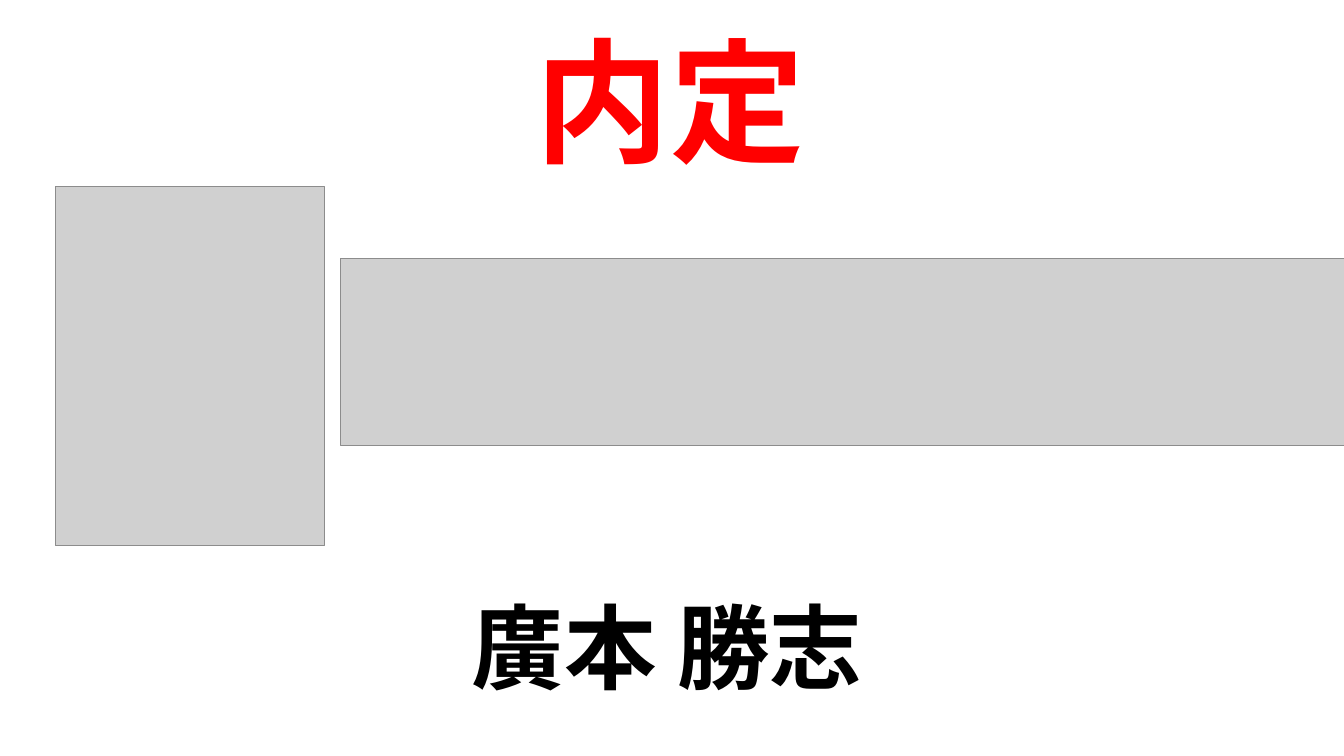
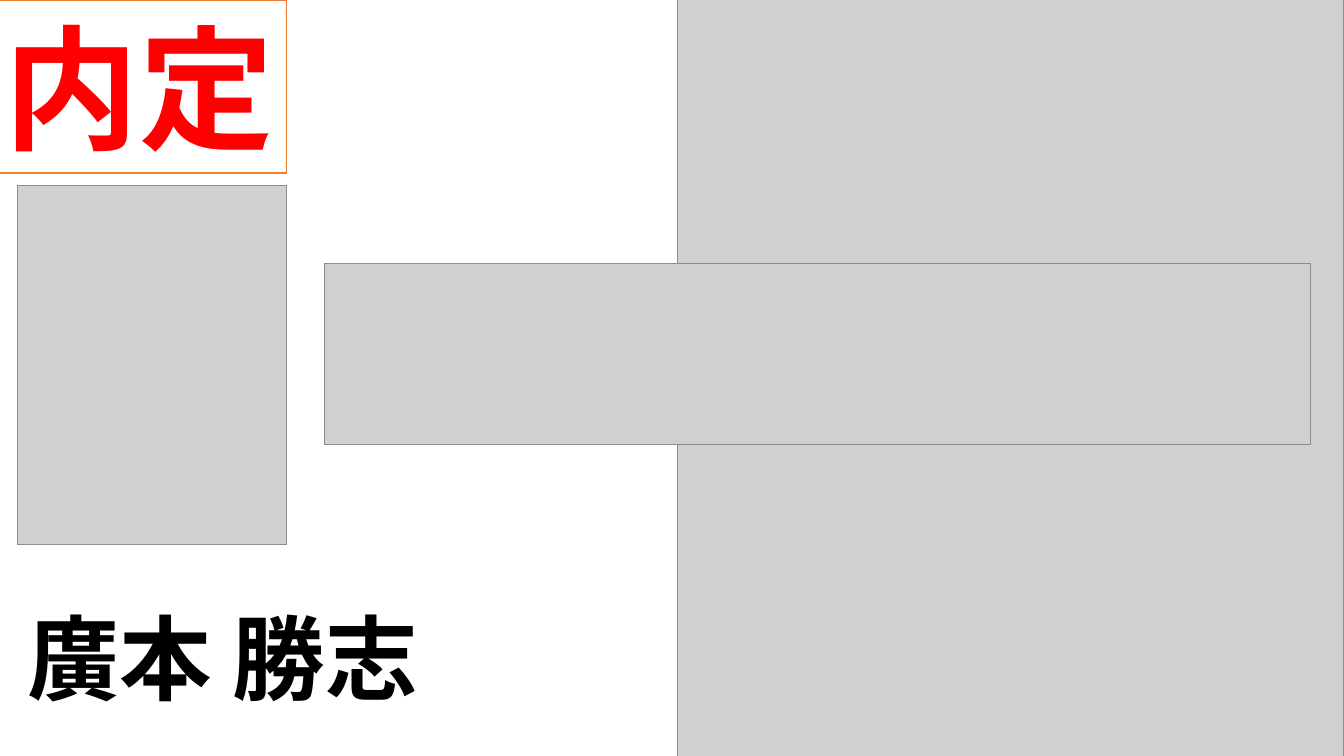
Before and after one commit to OharaTaroFic/GameExam, a slide deck: slide 2 of 内定者スライド.pptx (slide 3 before the commit). Drawn at 1344x756 pixels with LibreOffice and Linux fonts; fonts in the diff are those of the drawing; grey boxes stand for pictures. Boxes give left, top, right and bottom in pixels: in the first picture for what was removed or moved away, otherwise in the second. Text is boxed around its words. In the diff, an @@ line names an element or a change of style, - is before the commit and + after.

```diff
--- a/内定者スライド.pptx
+++ b/内定者スライド.pptx
@@ rectangle "内定": place and size @@
-rectangle "内定" at bbox=[536, 37, 805, 165]
+rectangle "内定" at bbox=[0, 0, 286, 173]
@@ rectangle "内定" at bbox=[0, 0, 286, 173]: fill none to #FFFFFF; outline none to #ED7D31 1 pt @@
@@ picture added at bbox=[678, 0, 1344, 756] @@
@@ picture: place and size @@
-picture at bbox=[55, 187, 325, 545]
+picture at bbox=[17, 186, 286, 544]
@@ picture: place and size @@
-picture at bbox=[341, 259, 1344, 446]
+picture at bbox=[325, 263, 1311, 444]
@@ text "廣本 勝志": place and size @@
-text "廣本 勝志" at bbox=[472, 603, 863, 691]
+text "廣本 勝志" at bbox=[27, 614, 418, 702]
```
Also in this commit, not shown: 1 slide added, 1 slide removed.
